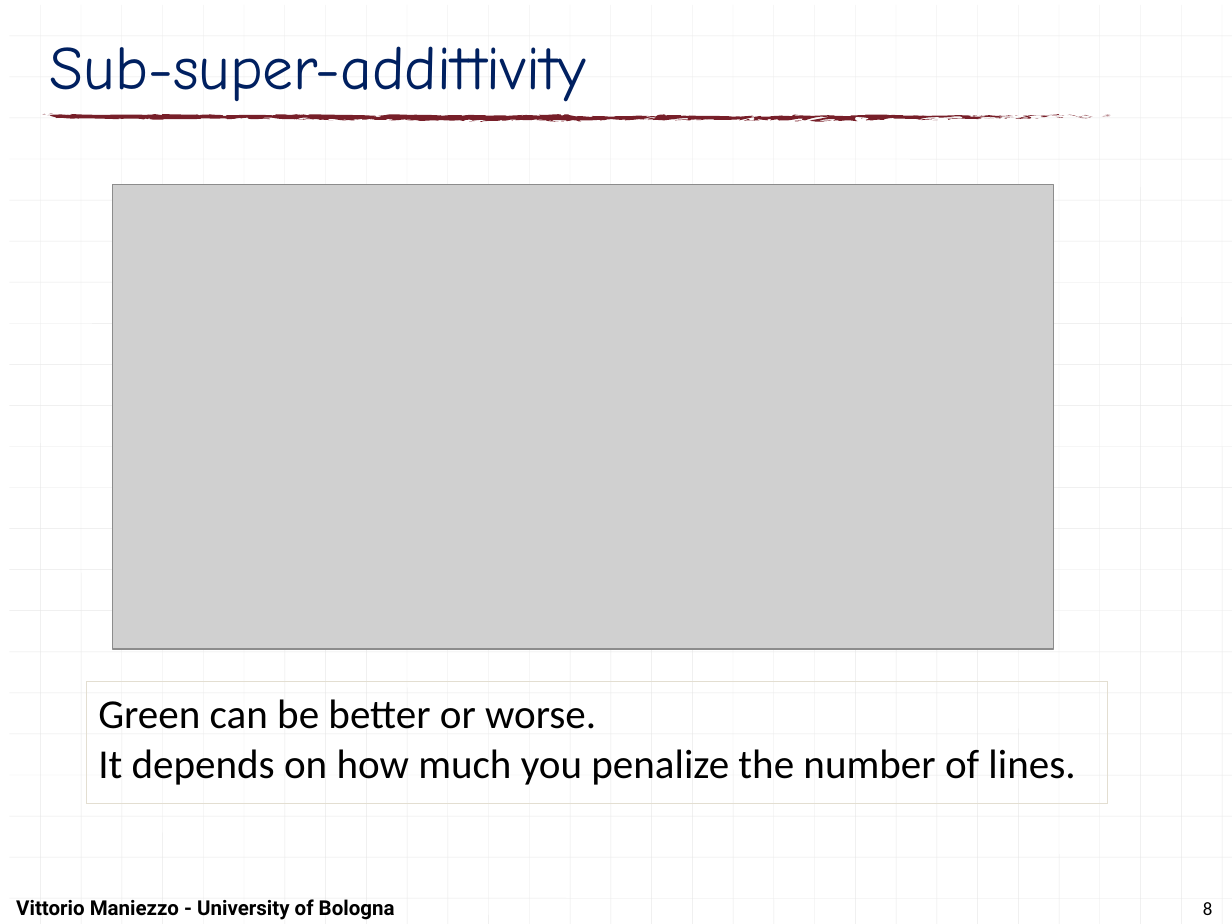
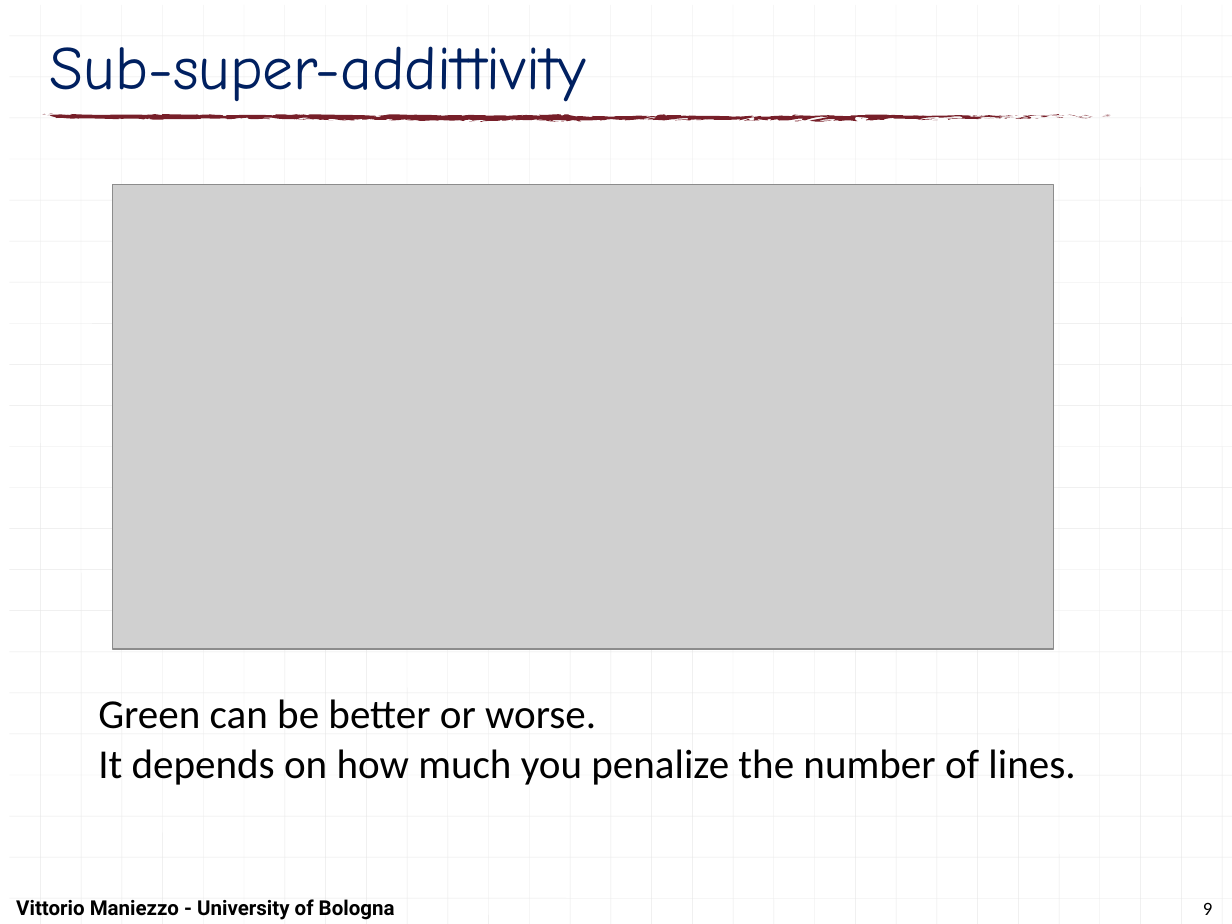
Before and after one commit to maniezzo/segmentation, a slide deck: slide 9 of doc/LION25_F&B/F&Bsegmentation.pptx (slide 8 before the commit). Drawn at 1232x924 pixels with LibreOffice and Linux fonts; fonts in the diff are those of the drawing; grey boxes stand for pictures. Boxes give left, top, right and bottom in pixels: in the first picture for what was removed or moved away, otherwise in the second. Text is boxed around its words. In the diff, an @@ line names an element or a change of style, - is before the commit and + after.

```diff
--- a/doc/LION25_F&B/F&Bsegmentation.pptx
+++ b/doc/LION25_F&B/F&Bsegmentation.pptx
@@ text "Green can be better or ...": place and size @@
-text "Green can be better or ..." at [86,681,1108,803]
+text "Green can be better or ..." at [98,699,1075,785]
@@ text "Green can be better or ..." at [98,699,1075,785]: outline #E3DED1 0.75 pt to none @@
@@ page number at [1203,902,1213,915]: text changed @@
-8
+9
```
Also in this commit, not shown: 4 other slides changed, 6 slides added, 20 other files.
